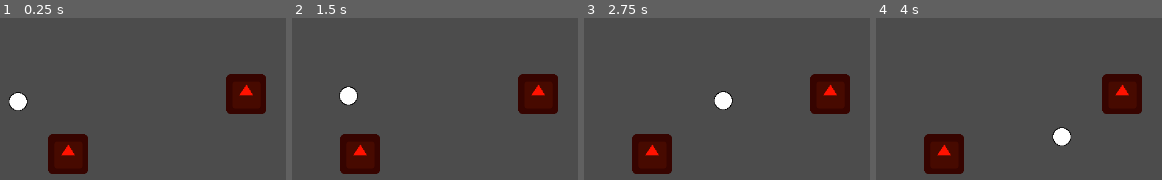
Above: before the commit, frames 1-4 (left to right).
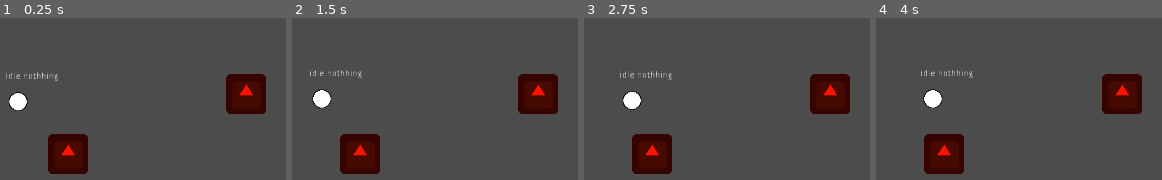
Above: after the commit, the same moments.

Repository: ktosox/GWJ66
Game: Godot game, scene res://experimental.tscn
The game is run twice, just before and just after one commit, with the same random seed, the same clock (stepped at 60 frames per second) and the same inputs. The project has no main scene, so this scene is started directly. The engine's default icon, where the game draws it, is replaced by a stand-in: a white triangle on a blue panel in a dark square.
Inputs (mouse positions are in pixels of both pictures, inside the frame that each line leads up to):
- Up to frame 1 (0.25 s): no input
- Up to frame 2 (1.5 s): tap Enter at 0.5 s; move the mouse to (outside the picture) at 0.52 s; click (outside the picture) at 0.67 s; drag from (500, 149) to (340, 97) at 1.27 s
- Up to frame 3 (2.75 s): move the mouse to (outside the picture) at 2.02 s; click (outside the picture) at 2.17 s
- Up to frame 4 (4 s): drag from (outside the picture) to (1016, 100) at 2.77 s; move the mouse to (outside the picture) at 3.52 s; click (outside the picture) at 3.67 s

The runs differ from the first frame. In frame 1, 0.3% of the frame differs, in the area x 2-21%, y 33-39%; in frame 2, 1.5%; in frame 3, 1.5%, in the area x 12-53%, y 32-57%; in frame 4, 1.5%.
Error before the commit: Parse Error: Expected an identifier for the member variable name. (res://stuff/escapee/brain.gd:10)

Commit message:
a semblence of a decision system is in place

Diff:
--- a/Game/stuff/escapee/brain.gd
+++ b/Game/stuff/escapee/brain.gd
@@ -2,20 +2,34 @@
 
 var stuff_to_do = []
 
-var focus = 20
-
-var go_to_place_ref : FuncRef
-
-var
 
 
+var go_to_point : FuncRef
+
+var idle_around : FuncRef
+
+var sleeping = false
+
+func _ready():
+
+	pass
 
 func new_thing(data : ThingData):
-	stuff_to_do
+	# check if data is a duplicate
+	# if not ->
+	stuff_to_do.push_front(data)
 	pass
 
 
+func do_something():
 
+#	if !stuff_to_do.empty():
+#		print("do stuff")
+#	else:
+	idle_around.call_func()
+	$IdleTimer.start()
+	sleeping = true
+	pass
 
 
 # Brain!
@@ -25,15 +39,19 @@
 # has a list of stuff to do
 
 func wake_up():
+	if sleeping:
+		sleeping = false
+		do_something()
 	pass
 
 
 func _on_ThingDetector_body_entered(body):
 	assert(body.get("impression"))
+	body.impression.global_position = body.global_position # this is here becouse I got lazy and didnt want to make a generic "Thing" scene with a get_impression method
 	new_thing(body.impression)
 	pass # Replace with function body.
 
 
 func _on_IdleTimer_timeout():
-
+	wake_up()
 	pass # Replace with function body.
--- a/Game/stuff/escapee/brain.tscn
+++ b/Game/stuff/escapee/brain.tscn
@@ -6,7 +6,7 @@
 script = ExtResource( 1 )
 
 [node name="IdleTimer" type="Timer" parent="."]
-wait_time = 1.4
+wait_time = 3.0
 one_shot = true
 
 [connection signal="timeout" from="IdleTimer" to="." method="_on_IdleTimer_timeout"]
--- a/Game/stuff/escapee/escapee.gd
+++ b/Game/stuff/escapee/escapee.gd
@@ -1,9 +1,19 @@
 extends Path2D
+
+var moving = false
+
+var stamina = 20
+
+var max_stamina = 30
+
+var speed = 20
+
+
 
 
 # note to self - temporarly detaching body from PinJoint might be a good idea when rag-dolling OR path reseting
 
-func path_to_curve(path : PoolVector2Array):
+func set_curve_from_path(path : PoolVector2Array):
 	curve.clear_points()
 	var SPREAD = 5 # 10 adds slight wobble - 100 is drunk
 	for point in path:
@@ -12,26 +22,63 @@
 	pass
 
 
+
+
 func get_path_to_point(target : Vector2):
-	var start = ($RigidBody2D.global_position + $WhereToGo.global_position)/2
+	var start = $RigidBody2D.global_position
 
 	return Navigation2DServer.map_get_path(GlobalNavigator.current_map,start,target,true)
 
+func start_idle_behaviour():
+
+	match randi()%2:
+		0:
+			$RigidBody2D/Label.text = "idle walking"
+			move_to_point($RigidBody2D.global_position + Vector2(rand_range(-200,200),rand_range(-200,200) ))
+			pass
+		1:
+			$RigidBody2D/Label.text = "idle nothhing"
+			moving = false
+			pass
 
 
 func move_to_point(global_point : Vector2):
-	path_to_curve(get_path_to_point(global_point))
-	$AnimationPlayer.stop()
-	$AnimationPlayer.play("New Anim")
+	$WhereToGo.offset = 0
+	set_curve_from_path(get_path_to_point(Navigation2DServer.map_get_closest_point(GlobalNavigator.current_map,global_point)))
+	moving = true
 
 	pass
 
+
+
+
 func _physics_process(delta):
+	if moving:
+		speed = stamina
+		$WhereToGo.offset += delta * speed
+		stamina -= delta
+
+	else:
+		stamina = min(max_stamina, stamina + delta * 8)
+
+	if $WhereToGo.unit_offset == 1.0:
+		moving = false
 
 	if $RigidBody2D.position.distance_to($WhereToGo.position) > 45 :
 
 		move_to_point(to_global(curve.get_point_position(curve.get_point_count()-1)) )
 
 func _ready():
+	curve = Curve2D.new()
 
+	var idle_ref = FuncRef.new()
+	idle_ref.set_instance(self)
+	idle_ref.function = "start_idle_behaviour"
+	$Brain.idle_around = idle_ref
+
+	var go_to_ref = FuncRef.new()
+	go_to_ref.set_instance(self)
+	go_to_ref.function = "move_to_point"
+	$Brain.go_to_point = go_to_ref
+	$Brain.do_something()
 	pass
--- a/Game/stuff/escapee/escapee.tscn
+++ b/Game/stuff/escapee/escapee.tscn
@@ -12,37 +12,6 @@
 
 [sub_resource type="CircleShape2D" id=7]
 radius = 28.0713
-
-[sub_resource type="Animation" id=2]
-resource_name = "New Anim"
-length = 10.0
-tracks/0/type = "value"
-tracks/0/path = NodePath("WhereToGo:offset")
-tracks/0/interp = 1
-tracks/0/loop_wrap = true
-tracks/0/imported = false
-tracks/0/enabled = true
-tracks/0/keys = {
-"times": PoolRealArray( 0, 0.2, 10 ),
-"transitions": PoolRealArray( 1, 1, 1 ),
-"update": 0,
-"values": [ 0.0, 0.0, 1400.0 ]
-}
-
-[sub_resource type="Animation" id=3]
-length = 0.001
-tracks/0/type = "value"
-tracks/0/path = NodePath("WhereToGo:unit_offset")
-tracks/0/interp = 1
-tracks/0/loop_wrap = true
-tracks/0/imported = false
-tracks/0/enabled = true
-tracks/0/keys = {
-"times": PoolRealArray( 0 ),
-"transitions": PoolRealArray( 1 ),
-"update": 0,
-"values": [ 0.0 ]
-}
 
 [node name="Escapee" type="Path2D"]
 curve = null
@@ -101,10 +70,6 @@
 [node name="CollisionShape2D" type="CollisionShape2D" parent="RigidBody2D/ItemGrabber"]
 shape = SubResource( 7 )
 
-[node name="AnimationPlayer" type="AnimationPlayer" parent="."]
-"anims/New Anim" = SubResource( 2 )
-anims/RESET = SubResource( 3 )
-
 [node name="Brain" parent="." instance=ExtResource( 3 )]
 
 [connection signal="body_entered" from="RigidBody2D/ThingDetector" to="Brain" method="_on_ThingDetector_body_entered"]
--- a/Game/stuff/escapee/thing_data.gd
+++ b/Game/stuff/escapee/thing_data.gd
@@ -7,3 +7,5 @@
 export(String,"EXIT") var type
 
 export var one_shot : bool
+
+var global_position : Vector2
Not shown: 1 places in Game/stuff/escapee/escapee.tscn that only renumber resources
